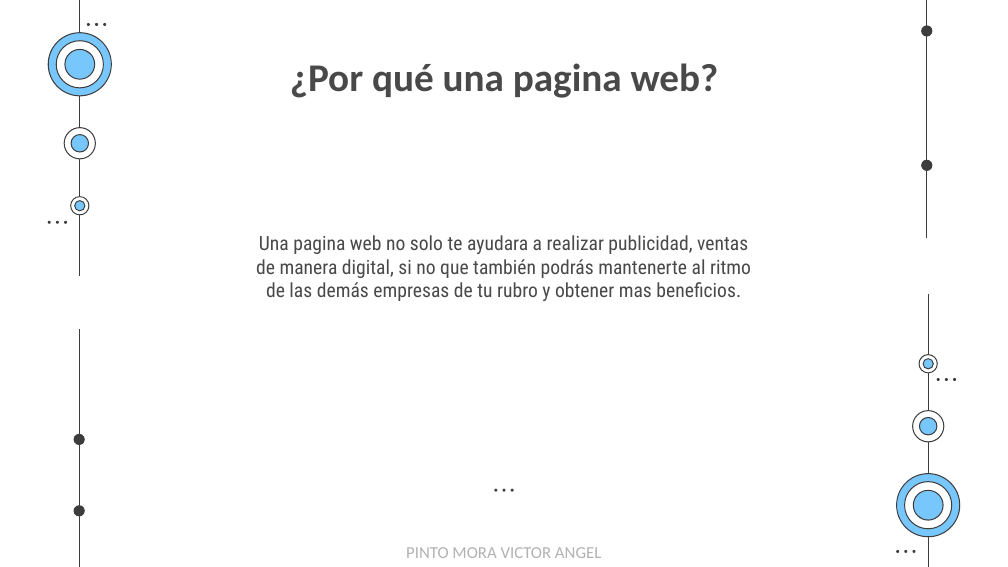
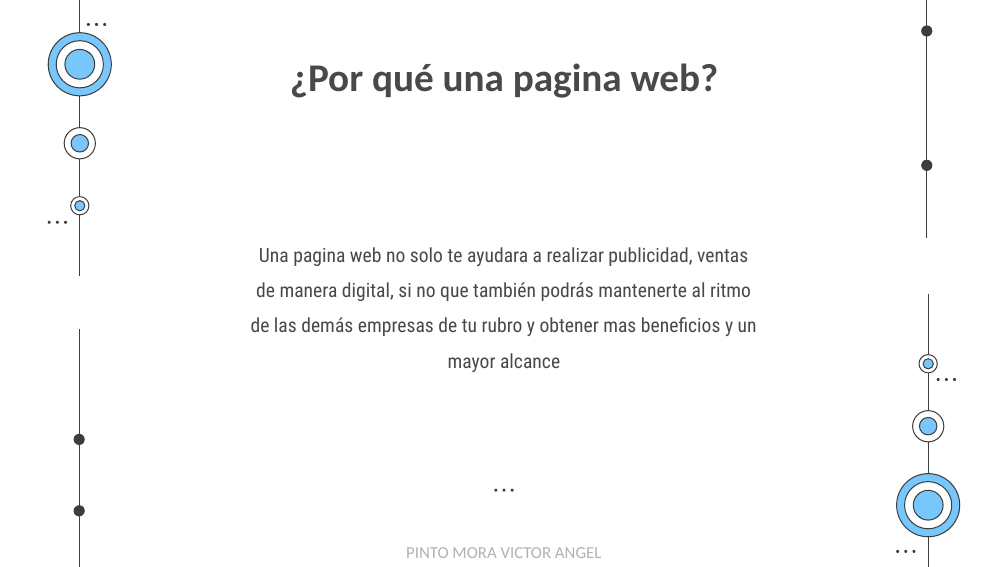
Before and after one commit to EgCooper/Mxt-Technology, a slide deck: slide 9 of Documentacion/Mxt-Technology Presentacion.pptx. Drawn at 1008x567 pixels with LibreOffice and Linux fonts; fonts in the diff are those of the drawing. Boxes give left, top, right and bottom in pixels: in the first picture for what was removed or moved away, otherwise in the second. Text is boxed around its words. In the diff, an @@ line names an element or a change of style, - is before the commit and + after.

```diff
--- a/Documentacion/Mxt-Technology Presentacion.pptx
+++ b/Documentacion/Mxt-Technology Presentacion.pptx
@@ subtitle at [251,247,757,336]: text changed @@
-Una pagina web no solo te ayudara a realizar publicidad, ventas de manera digital, si no que también podrás mantenerte al ritmo de las demás empresas de tu rubro y obtener mas beneficios.
+Una pagina web no solo te ayudara a realizar publicidad, ventas de manera digital, si no que también podrás mantenerte al ritmo de las demás empresas de tu rubro y obtener mas beneficios y un mayor alcance
```
Also in this commit, not shown: 20 other slides changed, 1 slide removed.
